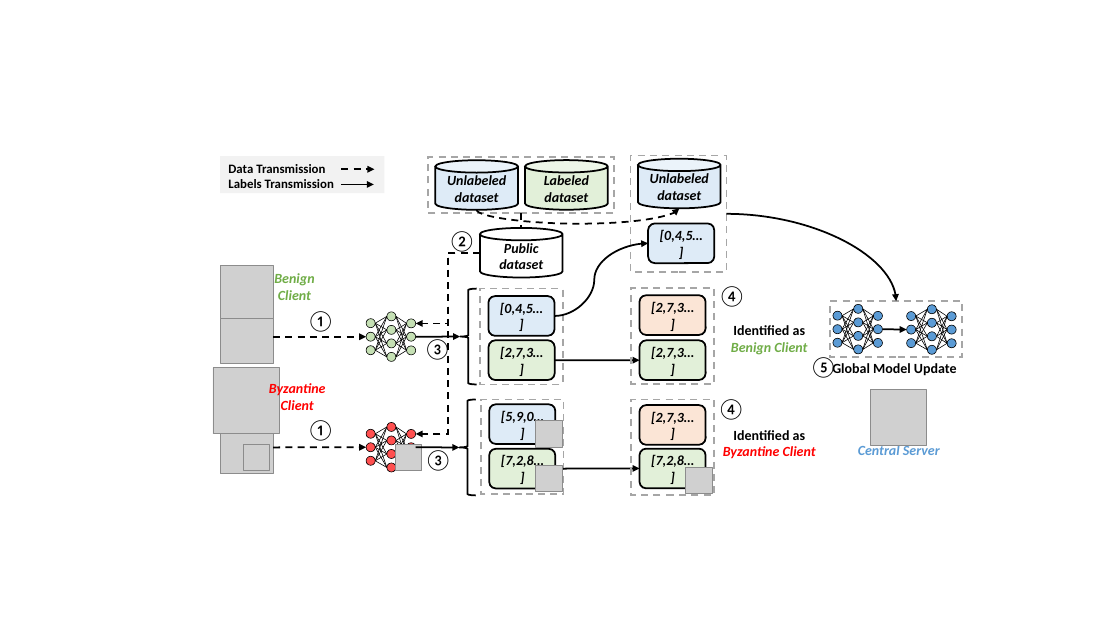
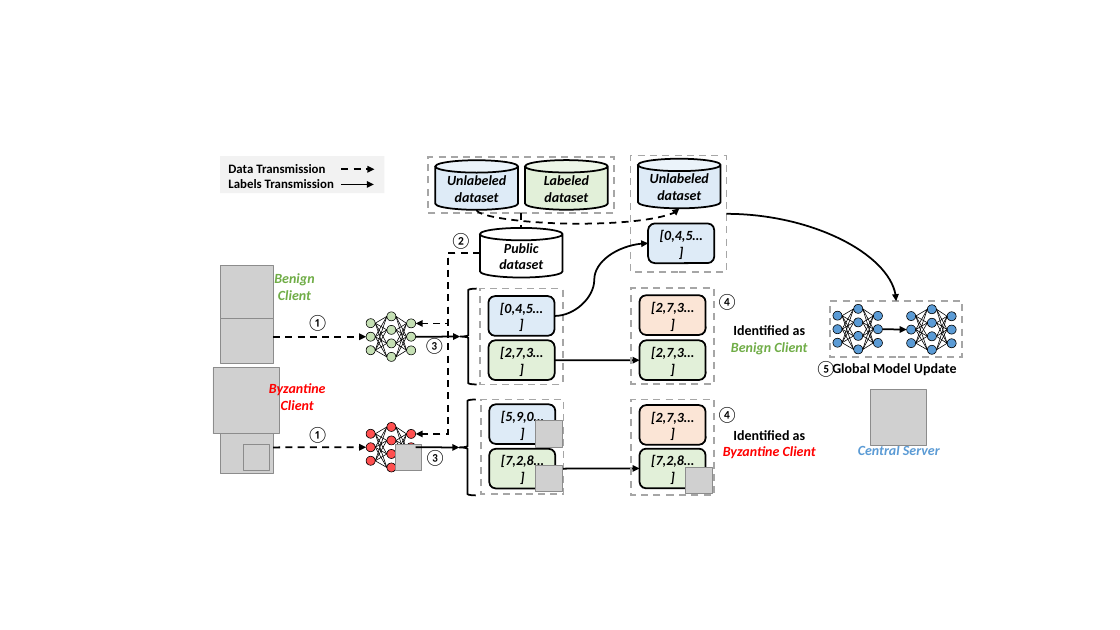
Before and after one commit to WhileBug/FLPhish, a slide deck: slide 1 of Manuscript/figures/Figure_FLPhish-2.pptx. Drawn at 1120x630 pixels with LibreOffice and Linux fonts; fonts in the diff are those of the drawing; grey boxes stand for pictures. Boxes give left, top, right and bottom in pixels: in the first picture for what was removed or moved away, otherwise in the second. Text is boxed around its words. In the diff, an @@ line names an element or a change of style, - is before the commit and + after.

```diff
--- a/Manuscript/figures/Figure_FLPhish-2.pptx
+++ b/Manuscript/figures/Figure_FLPhish-2.pptx
@@ size 18 to 14 pt in 8 elements at box(450, 233, 472, 249), box(307, 315, 329, 331), box(424, 338, 446, 354), box(424, 450, 446, 466), box(307, 427, 329, 443), box(815, 361, 837, 377), box(716, 407, 738, 423), box(716, 294, 738, 310) @@
@@ text "④": place and size @@
-text "④" at box(718, 286, 746, 307)
+text "④" at box(716, 294, 738, 310)
@@ text "④": place and size @@
-text "④" at box(717, 399, 745, 420)
+text "④" at box(716, 407, 738, 423)
@@ text "①": place and size @@
-text "①" at box(307, 420, 335, 441)
+text "①" at box(307, 427, 329, 443)
```
Also in this commit, not shown: 5 other files.
